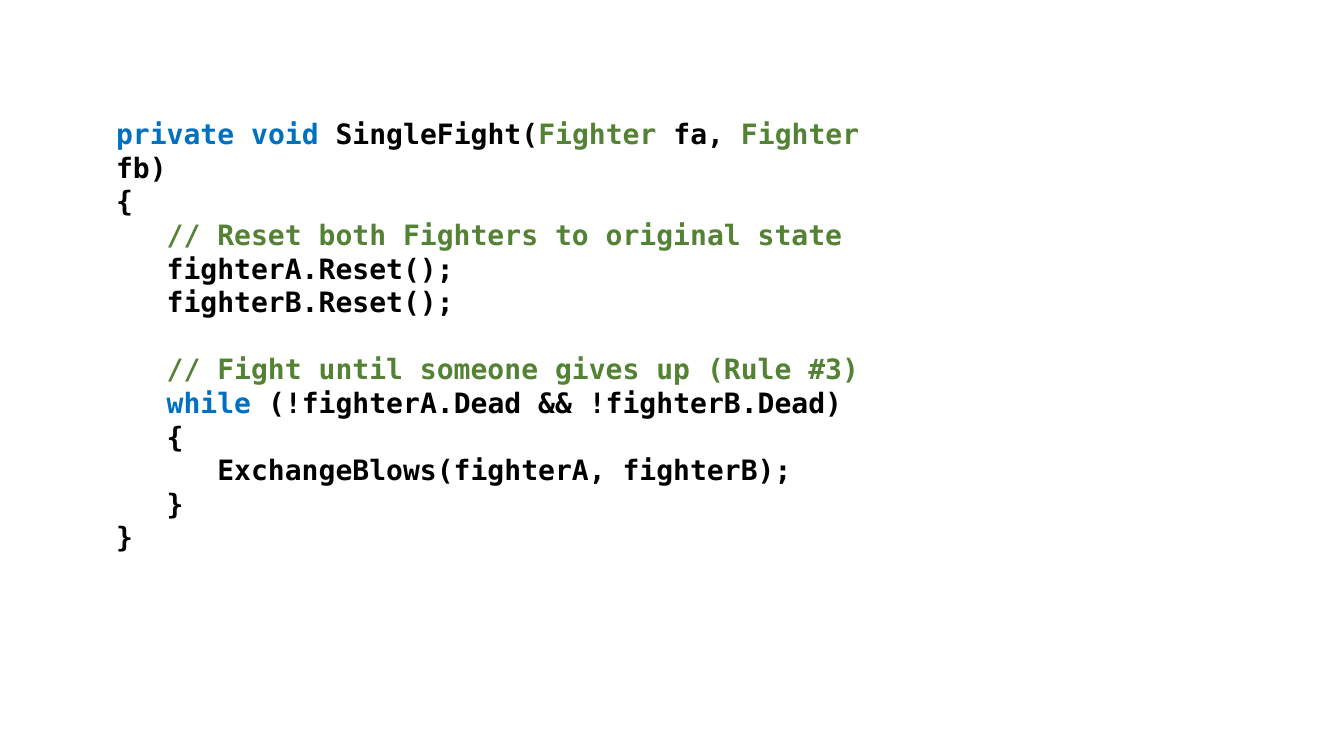
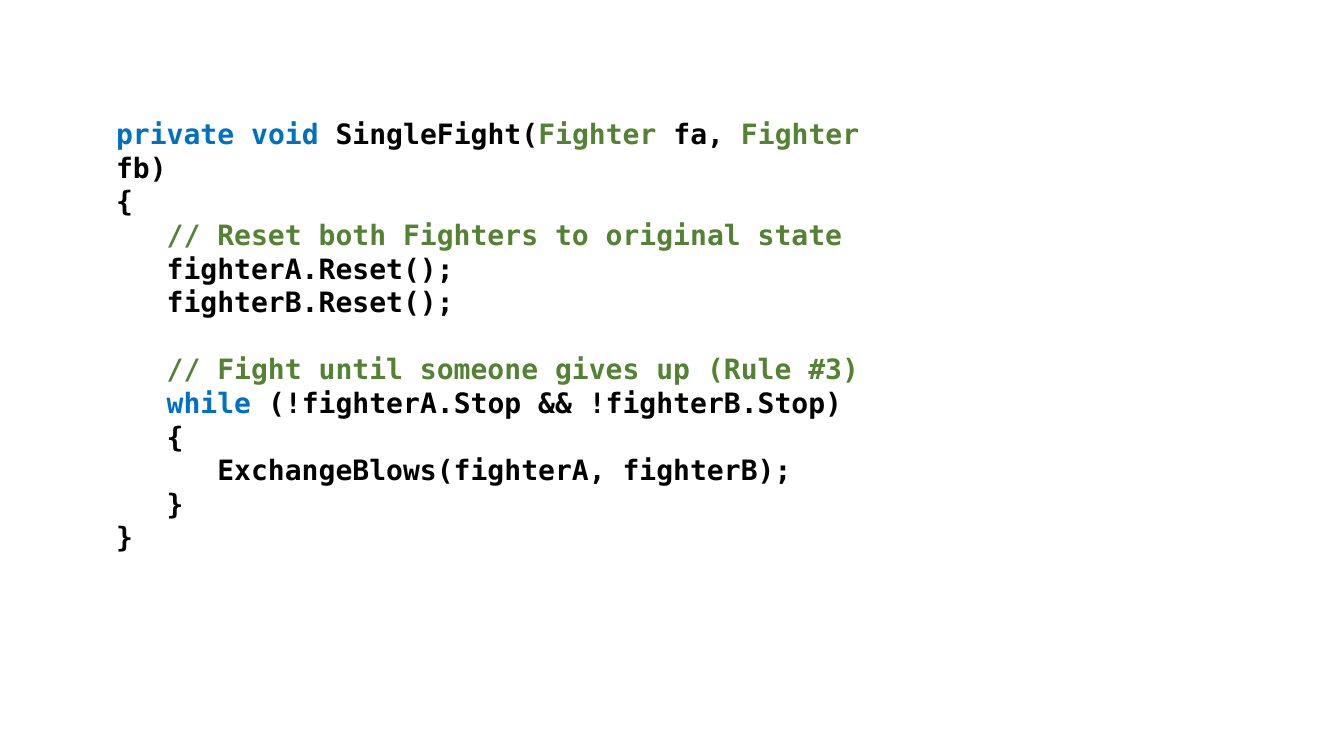
Before and after one commit to perl-easj/Teaching-materials, a slide deck: slide 10 of CSharpProgramming/Presentations/OOProgPartIII/TemplateMethod.pptx. Drawn at 1344x756 pixels with LibreOffice and Linux fonts; fonts in the diff are those of the drawing. Boxes give left, top, right and bottom in pixels: in the first picture for what was removed or moved away, otherwise in the second. Text is boxed around its words. In the diff, an @@ line names an element or a change of style, - is before the commit and + after.

```diff
--- a/CSharpProgramming/Presentations/OOProgPartIII/TemplateMethod.pptx
+++ b/CSharpProgramming/Presentations/OOProgPartIII/TemplateMethod.pptx
@@ text at [167,391,842,419]: text changed @@
-while (!fighterA.Dead && !fighterB.Dead)
+while (!fighterA.Stop && !fighterB.Stop)
```
Also in this commit, not shown: 3 other slides changed, 3 slides added, 1 other file.
